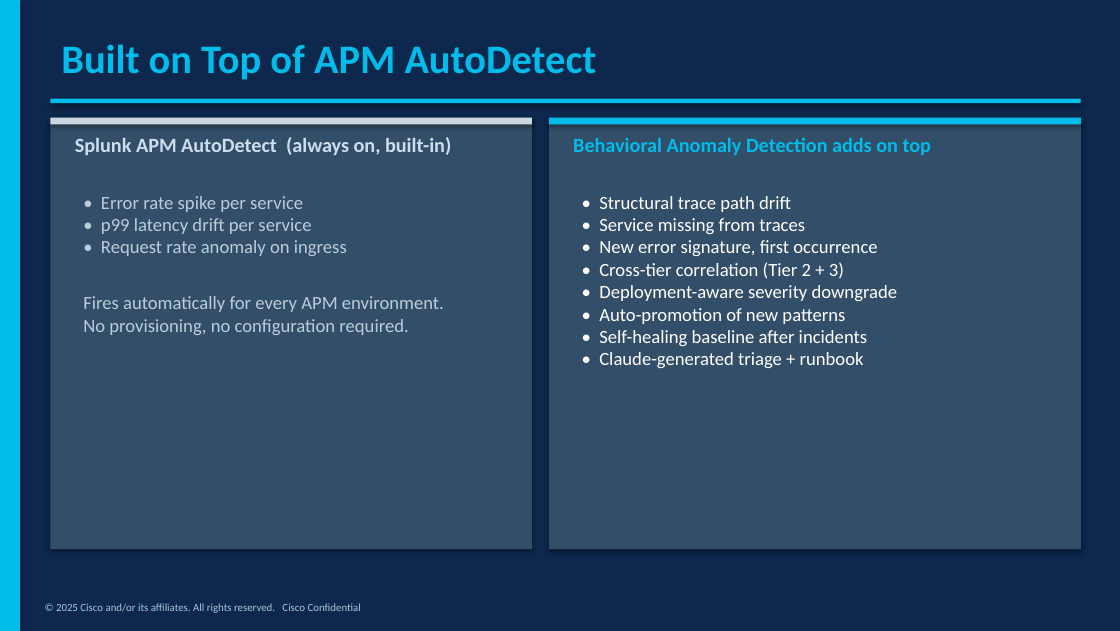
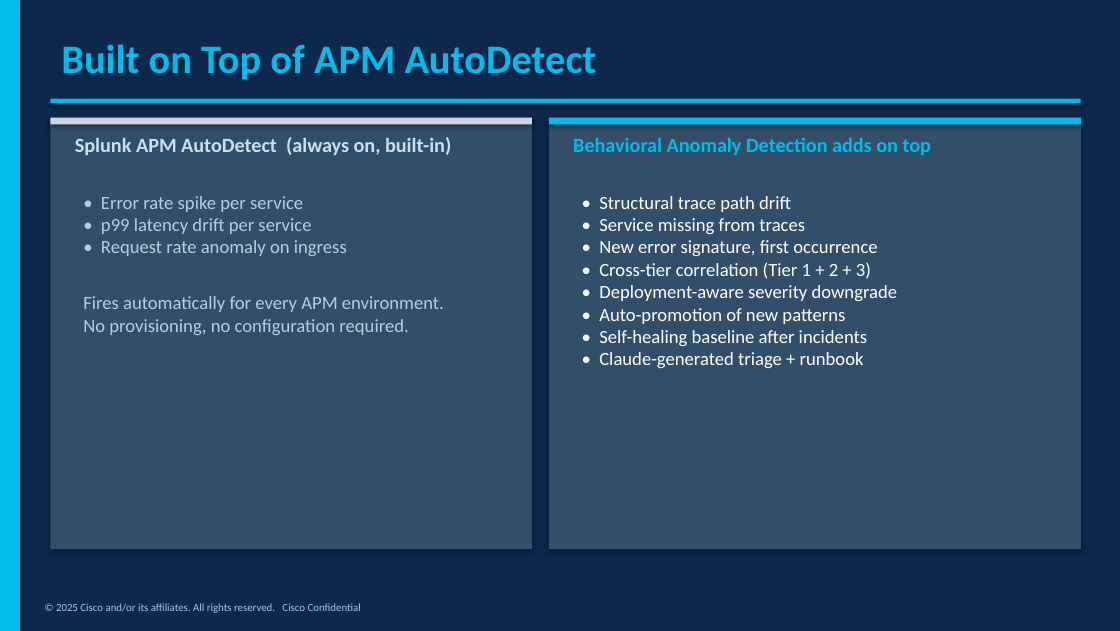
Before and after one commit to mqbui1/o11y-behaviorbaseline, a slide deck: slide 6 of Behavioral_Baseline_Deck.pptx. Drawn at 1120x631 pixels with LibreOffice and Linux fonts; fonts in the diff are those of the drawing. Boxes give left, top, right and bottom in pixels: in the first picture for what was removed or moved away, otherwise in the second. Text is boxed around its words. In the diff, an @@ line names an element or a change of style, - is before the commit and + after.

```diff
--- a/Behavioral_Baseline_Deck.pptx
+++ b/Behavioral_Baseline_Deck.pptx
@@ text at [599,262,871,279]: text changed @@
-• Cross-tier correlation (Tier 2 + 3)
+• Cross-tier correlation (Tier 1 + 2 + 3)
```
Also in this commit, not shown: 4 other slides changed, 1 other file.
